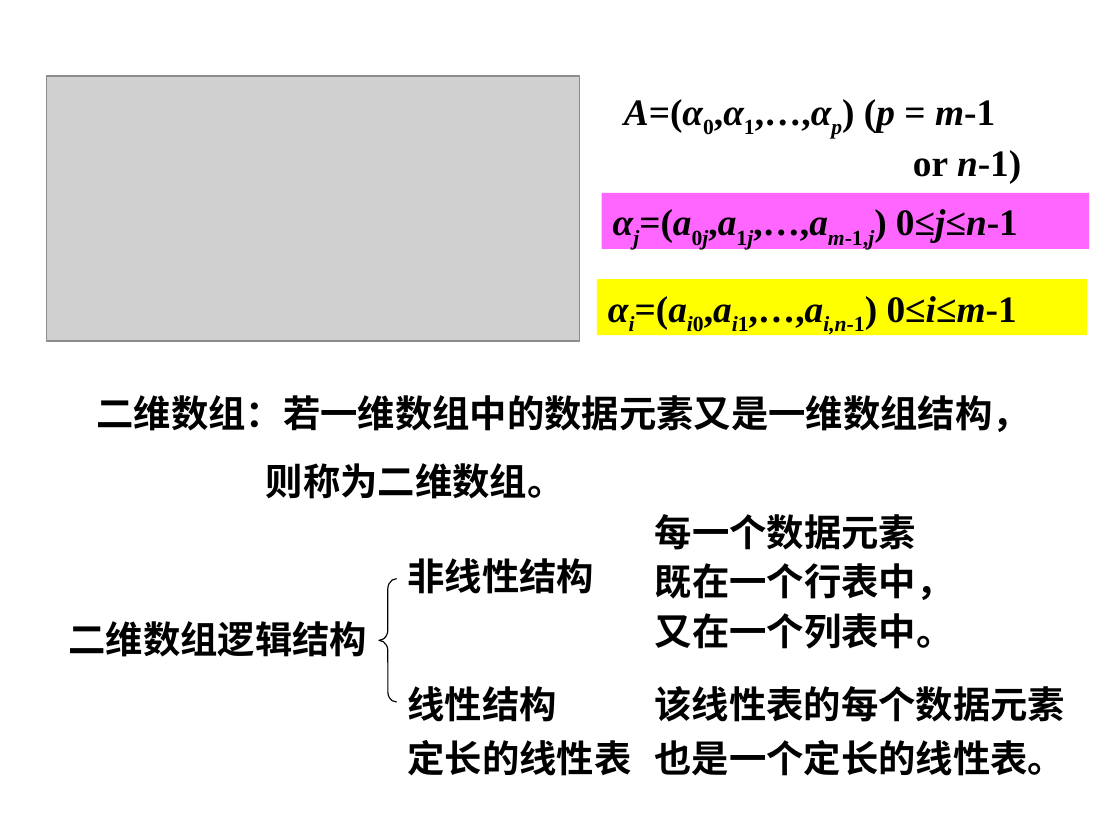
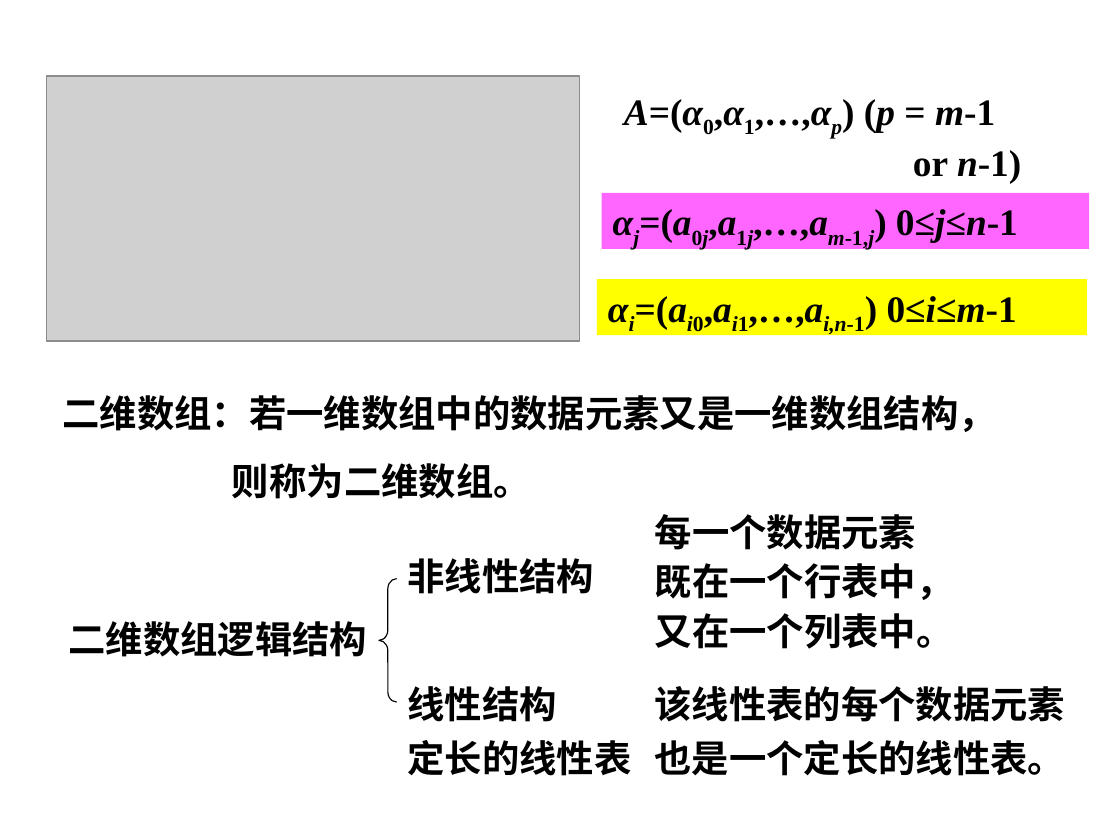
Before and after one commit to edu2act/course-datastructure, a slide deck: slide 6 of materials/slides/ds5.pptx. Drawn at 1120x840 pixels with LibreOffice and Linux fonts; fonts in the diff are those of the drawing; grey boxes stand for pictures; background and template pictures are left out. Boxes give left, top, right and bottom in pixels: in the first picture for what was removed or moved away, otherwise in the second. Text is boxed around its words. In the diff, an @@ line names an element or a change of style, - is before the commit and + after.

```diff
--- a/materials/slides/ds5.pptx
+++ b/materials/slides/ds5.pptx
@@ text "二维数组：若一维数组中的数据元素又是一维数组结构，": place and size @@
-text "二维数组：若一维数组中的数据元素又是一维数组结构，" at box(96, 395, 1029, 499)
+text "二维数组：若一维数组中的数据元素又是一维数组结构，" at box(62, 395, 995, 499)
```
Also in this commit, not shown: 4 other slides changed, 17 other files.
